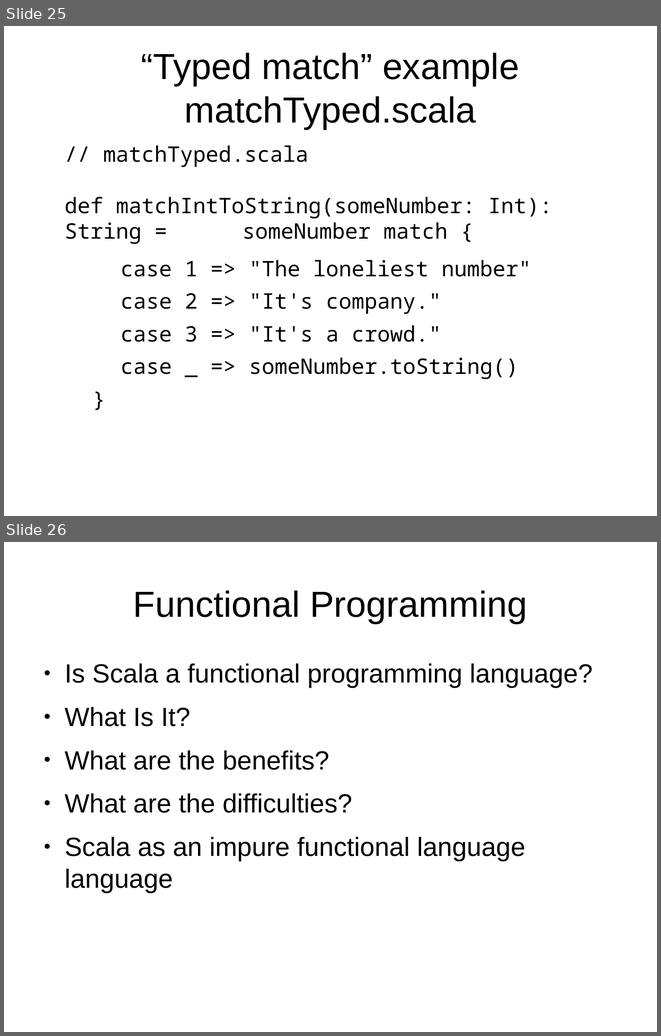
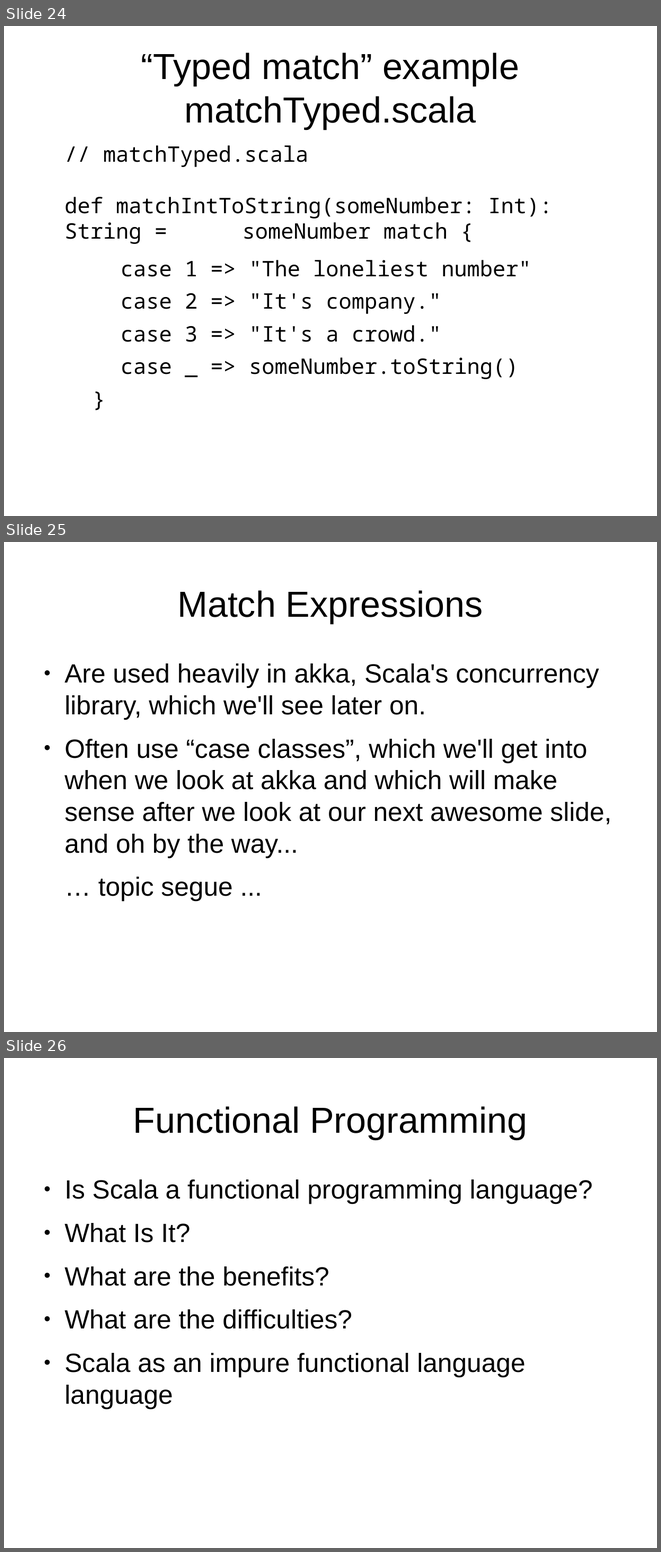
Before and after one commit to JohnLockwood/ScalaTalkSacjug, a slide deck: ScalaDecember2014.odp. Shown one above the other, each under a label of ours: slides 25 and 26 before the commit, slides 24, 25 and 26 after it. The pictures are 661x1036 and 661x1552 pixels, drawn with LibreOffice and Linux fonts; fonts in the diff are those of the drawing. Boxes give left, top, right and bottom in pixels: in the first picture for what was removed or moved away, otherwise in the second. Text is boxed around its words. In the diff, an @@ line names an element or a change of style, - is before the commit and + after.

Commit message:
Further work on slides; some addtional examples on case classes, etc.

```diff
--- a/ScalaDecember2014.odp
+++ b/ScalaDecember2014.odp
@@ slide 25 added at [4,542,657,1032], background #FFFFFF @@
@@ title added at [177,590,483,623], 44 pt, text #000000 @@
+Match Expressions
@@ text added at [64,663,611,901], 32 pt, text #000000 @@
+● Are used heavily in akka, Scala's concurrency library, which we'll see later on.
+● Often use “case classes”, which we'll get into when we look at akka and which will make sense after we look at our next awesome slide, and oh by the way...
+… topic segue ...
@@ what was slide 25 is now slide 24 @@
```
Also in this commit, not shown: 6 slides changed, 3 other slides added, 3 slides removed, 7 other files.
